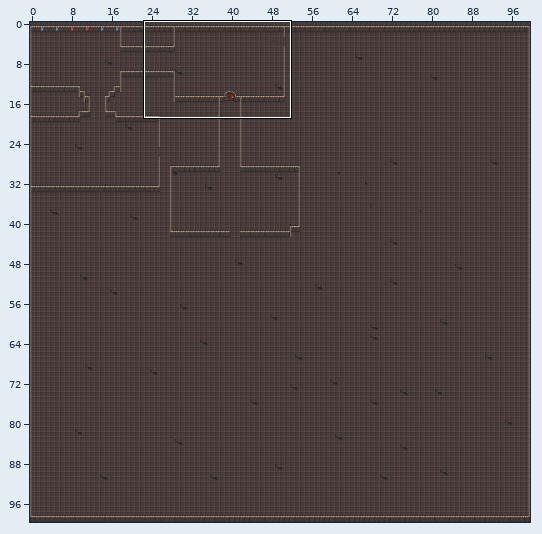
One commit to this Tiled map: src/app/dungeon/resources/dungeon.tmx. The first picture is a wide view before the edit; the outline marks the close-up.
Close-up. Earlier state:
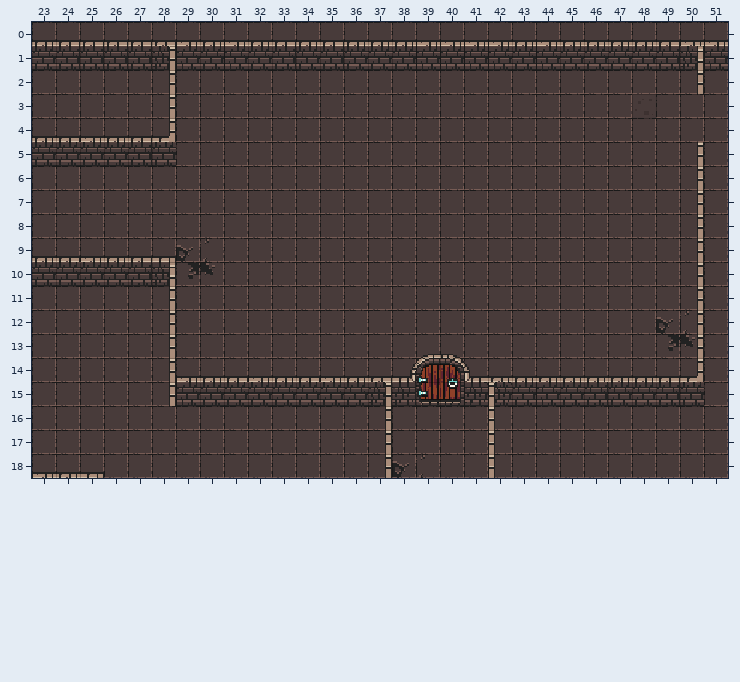
Cells are 16x16 px. Shown: x 23..51, y 0..18. The commit also changed other parts of the map, which this record leaves out.
Now the later version:
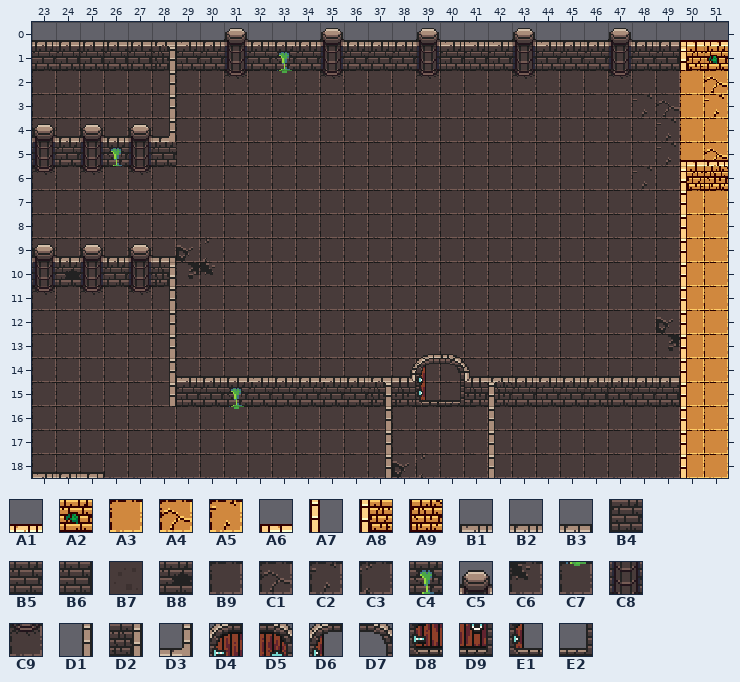
Key: from "dessert_dungeon": A1 1, A2 18, A3 40, A4 41, A5 42, A6 71, A7 80, A8 81, A9 101; from "dungeon": B1 1, B2 2, B3 3, B4 11, B5 12, B6 13, B7 18, B8 33, B9 41, C1 42, C2 43, C3 52, C4 54, C5 56, C6 62, C7 64, C8 66, C9 76, D1 80, D2 83, D3 84, D4 132, D5 133, D6 135, D7 136, D8 142, D9 143, E1 145, E2 146.
__ is an empty cell.
Diff:
Layer "Ground":
Tile B9 gives way to one hidden under a higher layer in row 6 at x 50 to 51.
Tile A3 is added in row 15 at x 50.
Tile A3 replaces tile B9 in rows 2 to 3 at x 50; in row 4 at x 50 to 51; in row 5 at x 50; in rows 7 to 11 at x 50 to 51; in rows 12 to 13 at x 51; in row 14 at x 50 to 51.
Tile A3 replaces tile B9 in row 15 at x 51; in rows 16 to 18 at x 50 to 51.
Tile A3 replaces tile C3 in row 12 at x 50.
Tile A3 replaces tile C6 in row 13 at x 50.
Tile A4 replaces tile B9 in row 2 at x 51; in row 5 at x 51.
Tile A5 replaces tile B9 in row 3 at x 51.
Tile C1 replaces tile B9 in row 3 at x 49.
Tile C2 replaces tile B7 in row 3 at x 48.
Tile C2 replaces tile B9 in rows 4 to 5 at x 49; in row 6 at x 48.
Tile C7 replaces tile B9 in row 2 at x 33; in row 16 at x 31.
Tile C9 replaces tile B9 in row 2 at x 31, 35, 39, 43 and 47; in row 6 at x 23, 25 and 27; in row 11 at x 23, 25 and 27.
Tile B9 is gone in row 0 at x 23 to 51.
Layer "Walls":
Tile A1 is added in row 5 at x 51.
Tile A2 replaces tile B4 in row 1 at x 51.
Tile A6 replaces tile B1 in row 0 at x 50 to 51.
Tile A6 replaces tile D1 in row 5 at x 50.
Tile A7 replaces tile B5 in row 15 at x 50.
Tile A7 replaces tile D1 in rows 7 to 13 at x 50.
Tile A7 replaces tile D3 in row 14 at x 50.
Tile A7 is added in rows 16 to 18 at x 50.
Tile A8 replaces tile D1 in row 6 at x 50.
Tile A8 replaces tile D2 in row 1 at x 50.
Tile A9 is added in row 6 at x 51.
Tile B8 replaces tile B5 in row 10 at x 24.
Tile C4 replaces tile B5 in row 5 at x 26; in row 15 at x 31.
Tile C4 replaces tile B6 in row 1 at x 33.
Tile C5 replaces tile B1 in row 0 at x 31 and 39; in row 4 at x 25; in row 9 at x 25.
Tile C5 replaces tile B2 in row 0 at x 43 and 47; in row 4 at x 23; in row 9 at x 23.
Tile C5 replaces tile B3 in row 0 at x 35; in row 4 at x 27; in row 9 at x 27.
Tile C8 replaces tile B4 in row 1 at x 31 and 39.
Tile C8 replaces tile B5 in row 1 at x 43 and 47; in row 5 at x 23 and 25; in row 10 at x 23 and 25.
Tile C8 replaces tile B6 in row 1 at x 35; in row 5 at x 27; in row 10 at x 27.
Tile D6 replaces tile D4 in row 14 at x 39.
Tile D7 replaces tile D5 in row 14 at x 40.
Tile E1 replaces tile D8 in row 15 at x 39.
Tile E2 replaces tile D9 in row 15 at x 40.
Tile D1 is gone in row 2 at x 50.
Where, in picture pixels (left, top, right, bottom), the same in both close-ups:
changed: (32, 22, 728, 478)
